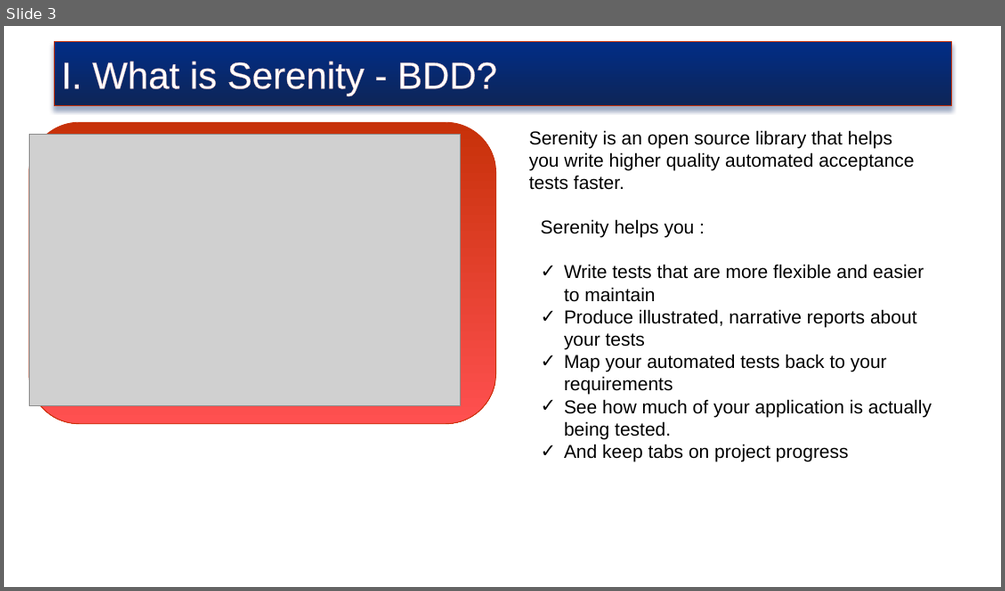
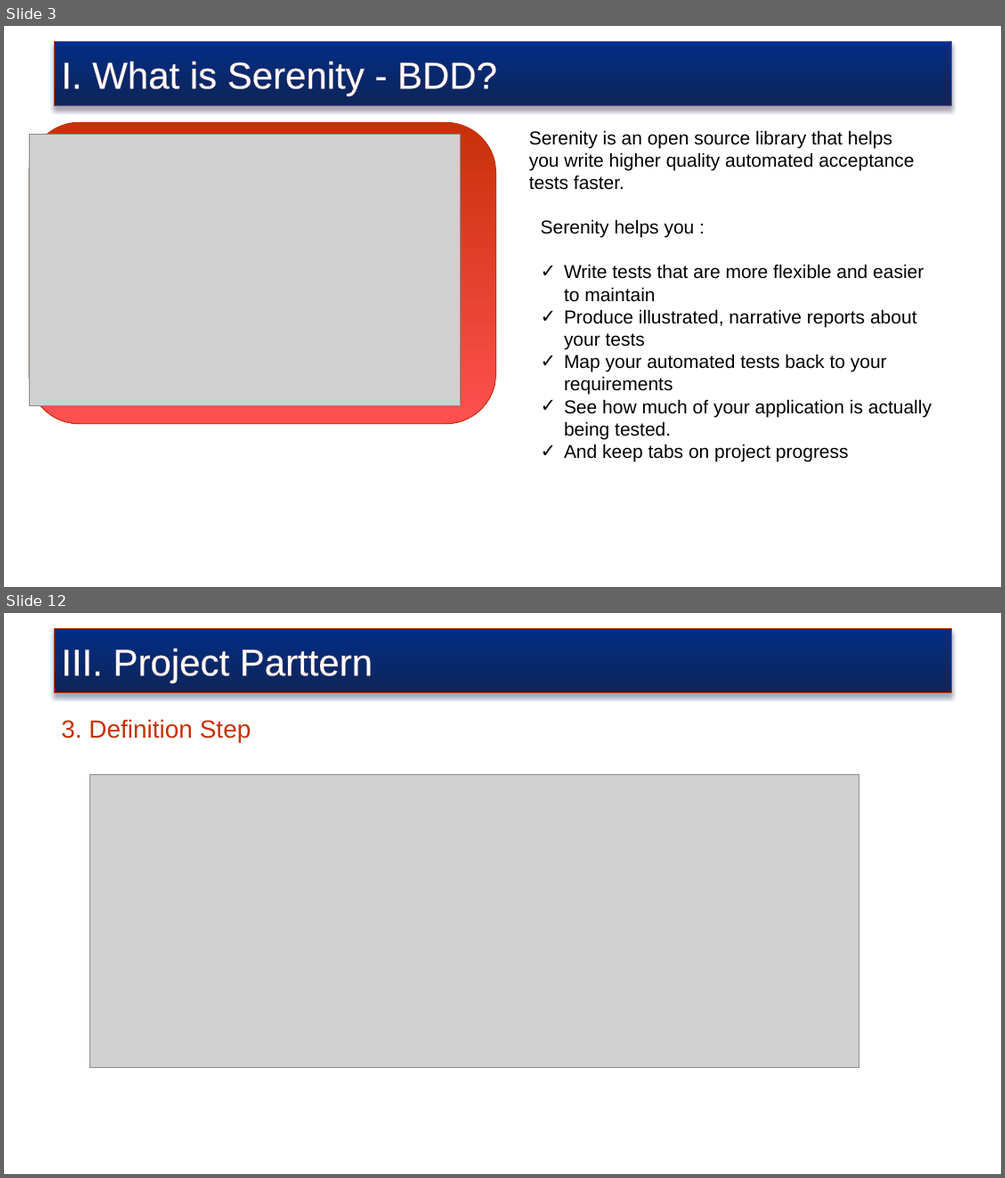
Before and after one commit to truyenkv/sharing, a slide deck: Sharing.pptx. Shown one above the other, each under a label of ours: slide 3 before the commit, slides 3 and 12 after it; the slides between them are not shown. The pictures are 1005x591 and 1005x1178 pixels, drawn with LibreOffice and Linux fonts; fonts in the diff are those of the drawing; grey boxes stand for pictures; background and template pictures are left out. Boxes give left, top, right and bottom in pixels: in the first picture for what was removed or moved away, otherwise in the second. Text is boxed around its words. In the diff, an @@ line names an element or a change of style, - is before the commit and + after.

```diff
--- a/Sharing.pptx
+++ b/Sharing.pptx
@@ slide 12 added at [4,613,1001,1174], background picture (left out) @@
@@ rectangle added at [54,629,952,693], fill gradient #012D86 to #0E2557, outline #C73109 0.75 pt, 36 pt, text #FFFFFF @@
+III. Project Parttern
@@ text added at [61,719,251,742], 24 pt, text #C73109 @@
+3. Definition Step
@@ picture added at [90,774,859,1067] @@
```
Also in this commit, not shown: 4 slides changed, 9 other slides added, 3 slides removed.
